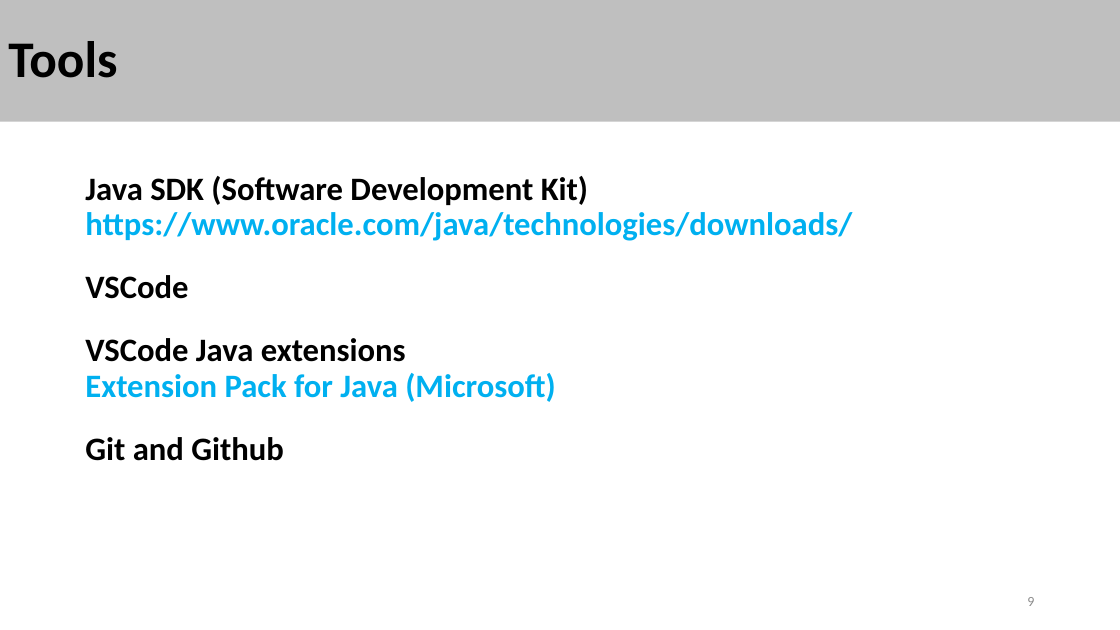
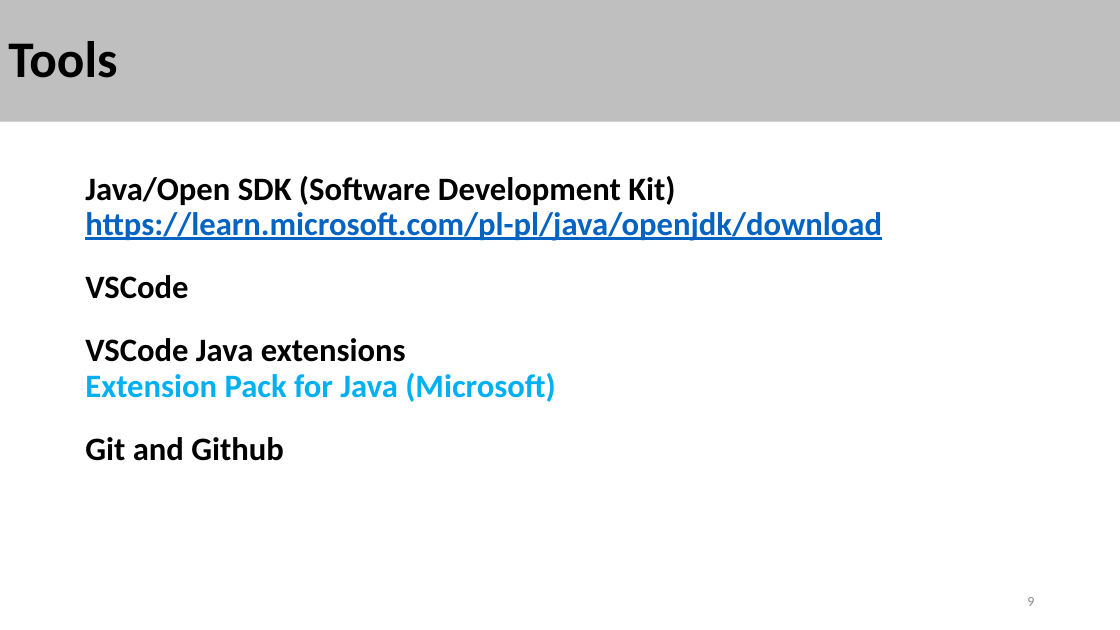
Before and after one commit to stalj/cp3, a slide deck: slide 9 of 01-CourseIntroduction/01-CourseIntroduction.pptx. Drawn at 1120x630 pixels with LibreOffice and Linux fonts; fonts in the diff are those of the drawing. Boxes give left, top, right and bottom in pixels: in the first picture for what was removed or moved away, otherwise in the second. Text is boxed around its words. In the diff, an @@ line names an element or a change of style, - is before the commit and + after.

```diff
--- a/01-CourseIntroduction/01-CourseIntroduction.pptx
+++ b/01-CourseIntroduction/01-CourseIntroduction.pptx
@@ text at box(85, 176, 882, 241): text changed; text colour #00B0F0 to #0563C1 @@
-Java SDK (Software Development Kit)
-https://www.oracle.com/java/technologies/downloads/
+Java/Open SDK (Software Development Kit)
+https://learn.microsoft.com/pl-pl/java/openjdk/download
```
Also in this commit, not shown: 4 other slides changed.
